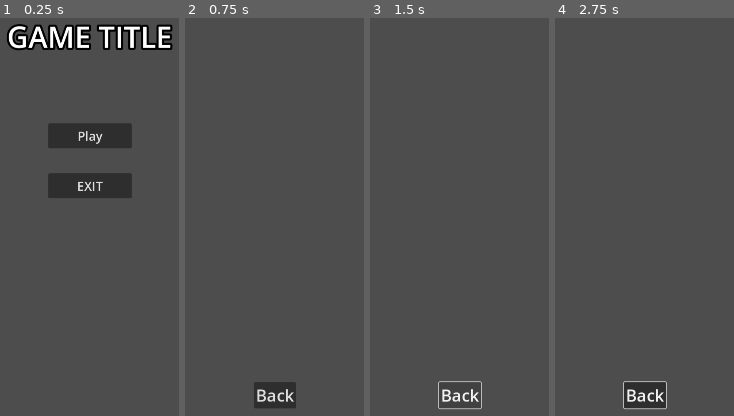
Above: before the commit, frames 1-4 (left to right).
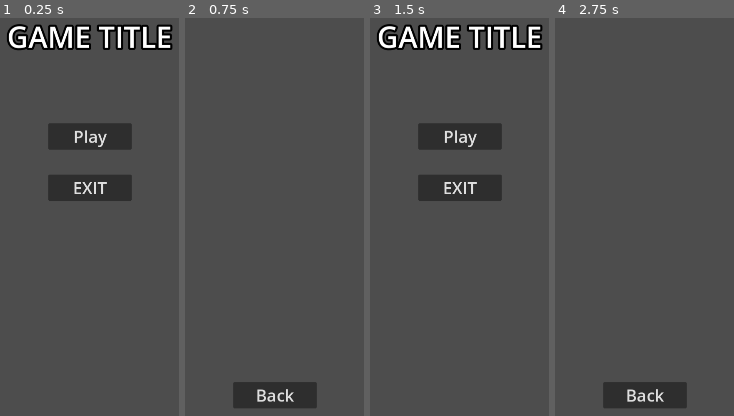
Above: after the commit, the same moments.

Repository: WilliamRelken/open_ball_game
Game: Godot game, scene res://scenes/menus/main/Main.tscn
Same seed, same stepped clock (60 frames per second), same inputs: the game is played once before the commit and once after it. The engine's default icon, where the game draws it, is replaced by a stand-in: a white triangle on a blue panel in a dark square.
Inputs (mouse positions are in pixels of both pictures, inside the frame that each line leads up to):
- Up to frame 1 (0.25 s): no input
- Up to frame 2 (0.75 s): click "Play" at 0.5 s
- Up to frame 3 (1.5 s): click "Back" at 1.25 s
- Up to frame 4 (2.75 s): click (644, 137) at 2 s, where only the run after the commit has a clickable "Play"

The runs differ from the first frame. In frame 1, 1.1% of the frame differs, in the area x 26-74%, y 28-46%; in frame 2, 1.5%; in frame 3, 11%, in the area x 3-97%, y 1-99%; in frame 4, 1.7%.
Error before the commit: Cannot call method 'get_path' on a null value. (res://scenes/menus/SceneButton.gd:11)

Commit message:
fixed cyclic dep

Diff:
--- a/scenes/map/Map.tscn
+++ b/scenes/map/Map.tscn
@@ -1,6 +1,7 @@
-[gd_scene load_steps=5 format=3 uid="uid://ckxjviho7cmib"]
+[gd_scene load_steps=6 format=3 uid="uid://ckxjviho7cmib"]
 
 [ext_resource type="PackedScene" uid="uid://bs66l8nwgli7i" path="res://scenes/ball/Ball.tscn" id="2_7pgd4"]
+[ext_resource type="PackedScene" uid="uid://dtyrfiw6k130p" path="res://scenes/character/Character.tscn" id="2_xqrve"]
 
 [sub_resource type="RectangleShape2D" id="RectangleShape2D_c1pdq"]
 size = Vector2(1920, 40)
@@ -69,3 +70,6 @@
 
 [node name="P4" type="Node2D" parent="StartPositions"]
 position = Vector2(1720, 950)
+
+[node name="Character" parent="." instance=ExtResource("2_xqrve")]
+position = Vector2(400, 774)
--- a/scenes/menus/SceneButton.gd
+++ /dev/null
@@ -1,11 +0,0 @@
-extends Button
-
-@export var scene: PackedScene
-
-# Called when the node enters the scene tree for the first time.
-func _ready():
-	if (!scene):
-		push_warning("SceneButton with no Node connected")
-
-func _on_pressed():
-	get_tree().change_scene_to_file(scene.get_path())
--- a/scenes/menus/SceneButton.tscn
+++ /dev/null
@@ -1,13 +0,0 @@
-[gd_scene load_steps=2 format=3 uid="uid://drcfrk8du7rwq"]
-
-[ext_resource type="Script" path="res://scenes/menus/SceneButton.gd" id="1_fxkoe"]
-
-[node name="SceneButton" type="Button"]
-anchors_preset = 15
-anchor_right = 1.0
-anchor_bottom = 1.0
-grow_horizontal = 2
-grow_vertical = 2
-script = ExtResource("1_fxkoe")
-
-[connection signal="pressed" from="." to="." method="_on_pressed"]
--- a/scenes/menus/character_select/CharacterSelect.gd
+++ b/scenes/menus/character_select/CharacterSelect.gd
@@ -27,3 +27,6 @@
 
 func is_not_taken(player):
 	return !player.device_selected
+
+func _on_back_button_pressed():
+	get_tree().change_scene_to_file("res://scenes/menus/main/Main.tscn")
--- a/scenes/menus/character_select/CharacterSelect.tscn
+++ b/scenes/menus/character_select/CharacterSelect.tscn
@@ -1,8 +1,6 @@
-[gd_scene load_steps=4 format=3 uid="uid://dkutum4s2lv2v"]
+[gd_scene load_steps=2 format=3 uid="uid://dkutum4s2lv2v"]
 
-[ext_resource type="Script" path="res://scenes/menus/character_select/CharacterSelect.gd" id="1_eysmk"]
-[ext_resource type="PackedScene" uid="uid://drcfrk8du7rwq" path="res://scenes/menus/SceneButton.tscn" id="2_10wuw"]
-[ext_resource type="PackedScene" uid="uid://c45bi42ksp4e7" path="res://scenes/menus/main/Main.tscn" id="3_25u5c"]
+[ext_resource type="Script" path="res://scenes/menus/character_select/CharacterSelect.gd" id="1_6qhwa"]
 
 [node name="CharacterSelect" type="Control"]
 layout_mode = 3
@@ -39,8 +37,10 @@
 theme_override_constants/separation = 100
 alignment = 1
 
-[node name="BackButton" parent="MarginContainer/VBoxContainer/Buttons" instance=ExtResource("2_10wuw")]
+[node name="BackButton" type="Button" parent="MarginContainer/VBoxContainer/Buttons"]
+custom_minimum_size = Vector2(200, 60)
 layout_mode = 2
 theme_override_font_sizes/font_size = 40
 text = "Back"
-scene = ExtResource("3_25u5c")
+
+[connection signal="pressed" from="MarginContainer/VBoxContainer/Buttons/BackButton" to="." method="_on_back_button_pressed"]
--- a/scenes/menus/main/ExitButton.gd
+++ /dev/null
@@ -1,4 +0,0 @@
-extends Button
-
-func _on_pressed():
-	get_tree().quit()
--- /dev/null
+++ b/scenes/menus/main/Main.gd
@@ -0,0 +1,8 @@
+extends Control
+
+func _on_play_button_pressed():
+	get_tree().change_scene_to_file("res://scenes/menus/character_select/CharacterSelect.tscn")
+
+
+func _on_exit_button_pressed():
+	get_tree().quit()
--- a/scenes/menus/main/Main.tscn
+++ b/scenes/menus/main/Main.tscn
@@ -1,8 +1,6 @@
-[gd_scene load_steps=4 format=3 uid="uid://c45bi42ksp4e7"]
+[gd_scene load_steps=2 format=3 uid="uid://c45bi42ksp4e7"]
 
-[ext_resource type="PackedScene" uid="uid://drcfrk8du7rwq" path="res://scenes/menus/SceneButton.tscn" id="1_bn4bx"]
-[ext_resource type="PackedScene" uid="uid://dkutum4s2lv2v" path="res://scenes/menus/character_select/CharacterSelect.tscn" id="2_v0teu"]
-[ext_resource type="Script" path="res://scenes/menus/main/ExitButton.gd" id="3_tvbeo"]
+[ext_resource type="Script" path="res://scenes/menus/main/Main.gd" id="1_to706"]
 
 [node name="Main" type="Control"]
 layout_mode = 3
@@ -11,6 +9,7 @@
 anchor_bottom = 1.0
 grow_horizontal = 2
 grow_vertical = 2
+script = ExtResource("1_to706")
 
 [node name="MarginContainer" type="MarginContainer" parent="."]
 layout_mode = 1
@@ -50,18 +49,18 @@
 theme_override_constants/separation = 60
 alignment = 1
 
-[node name="PlayButton" parent="MarginContainer/VBoxContainer/MarginContainer/HBoxContainer/VBoxContainer" instance=ExtResource("1_bn4bx")]
+[node name="PlayButton" type="Button" parent="MarginContainer/VBoxContainer/MarginContainer/HBoxContainer/VBoxContainer"]
 custom_minimum_size = Vector2(200, 60)
 layout_mode = 2
-theme_override_font_sizes/font_size = 30
+theme_override_font_sizes/font_size = 40
 text = "Play"
-scene = ExtResource("2_v0teu")
 
 [node name="ExitButton" type="Button" parent="MarginContainer/VBoxContainer/MarginContainer/HBoxContainer/VBoxContainer"]
 custom_minimum_size = Vector2(200, 60)
 layout_mode = 2
-theme_override_font_sizes/font_size = 30
+theme_override_font_sizes/font_size = 40
 text = "EXIT"
-script = ExtResource("3_tvbeo")
 
+[connection signal="pressed" from="MarginContainer/VBoxContainer/MarginContainer/HBoxContainer/VBoxContainer/PlayButton" to="." method="_on_play_button_pressed"]
+[connection signal="pressed" from="MarginContainer/VBoxContainer/MarginContainer/HBoxContainer/VBoxContainer/ExitButton" to="." method="_on_exit_button_pressed"]
 [connection signal="pressed" from="MarginContainer/VBoxContainer/MarginContainer/HBoxContainer/VBoxContainer/ExitButton" to="MarginContainer/VBoxContainer/MarginContainer/HBoxContainer/VBoxContainer/ExitButton" method="_on_pressed"]
Not shown: 1 places in scenes/menus/character_select/CharacterSelect.tscn that only renumber resources
